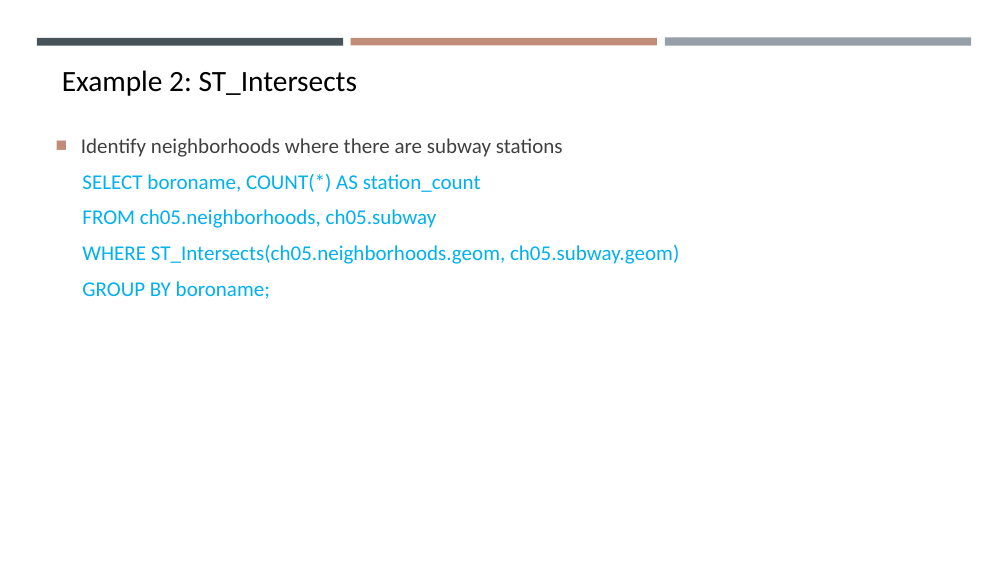
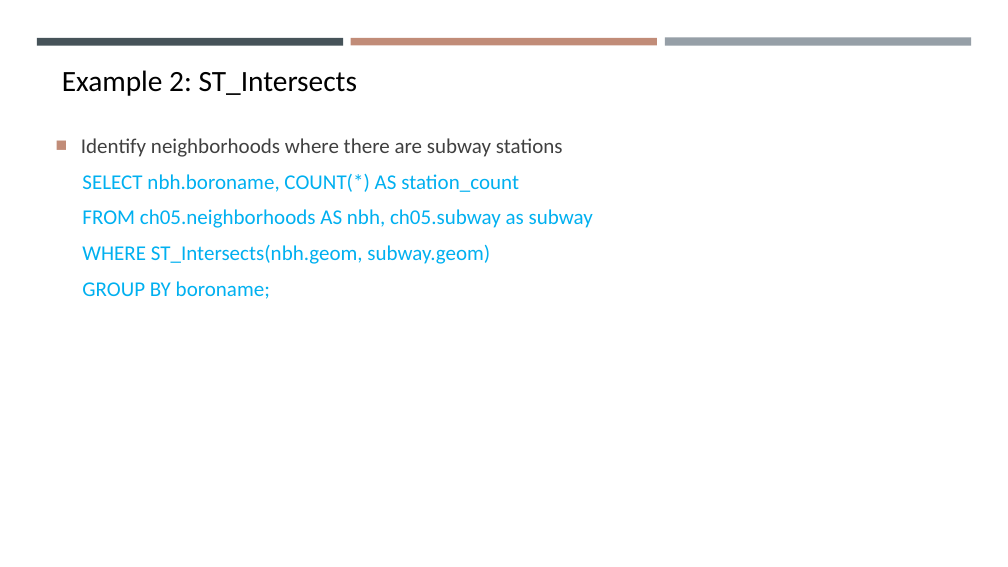
Before and after one commit to gisynw/ssj-376, a slide deck: slide 7 of docs/Lectures/Week05/Week05_Park02.pptx. Drawn at 1008x567 pixels with LibreOffice and Linux fonts; fonts in the diff are those of the drawing. Boxes give left, top, right and bottom in pixels: in the first picture for what was removed or moved away, otherwise in the second. Text is boxed around its words. In the diff, an @@ line names an element or a change of style, - is before the commit and + after.

```diff
--- a/docs/Lectures/Week05/Week05_Park02.pptx
+++ b/docs/Lectures/Week05/Week05_Park02.pptx
@@ text at [82, 174, 593, 264]: text changed @@
-  SELECT boroname, COUNT(*) AS station_count
-  FROM ch05.neighborhoods, ch05.subway
-  WHERE ST_Intersects(ch05.neighborhoods.geom, ch05.subway.geom)
+  SELECT nbh.boroname, COUNT(*) AS station_count
+  FROM ch05.neighborhoods AS nbh, ch05.subway as subway
+  WHERE ST_Intersects(nbh.geom, subway.geom)
```
Also in this commit, not shown: 4 other slides changed, 3 slides removed, 3 other files.
